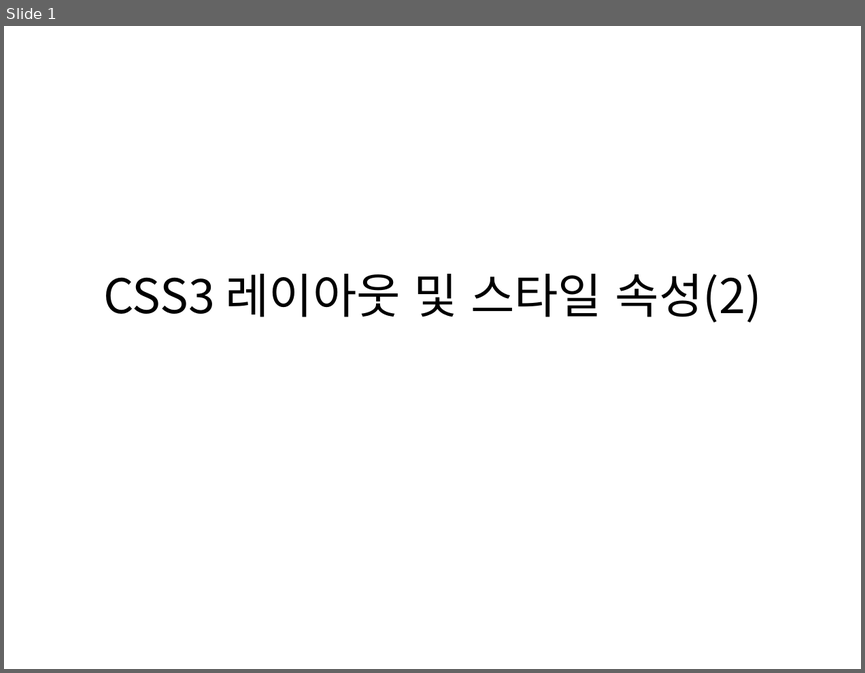
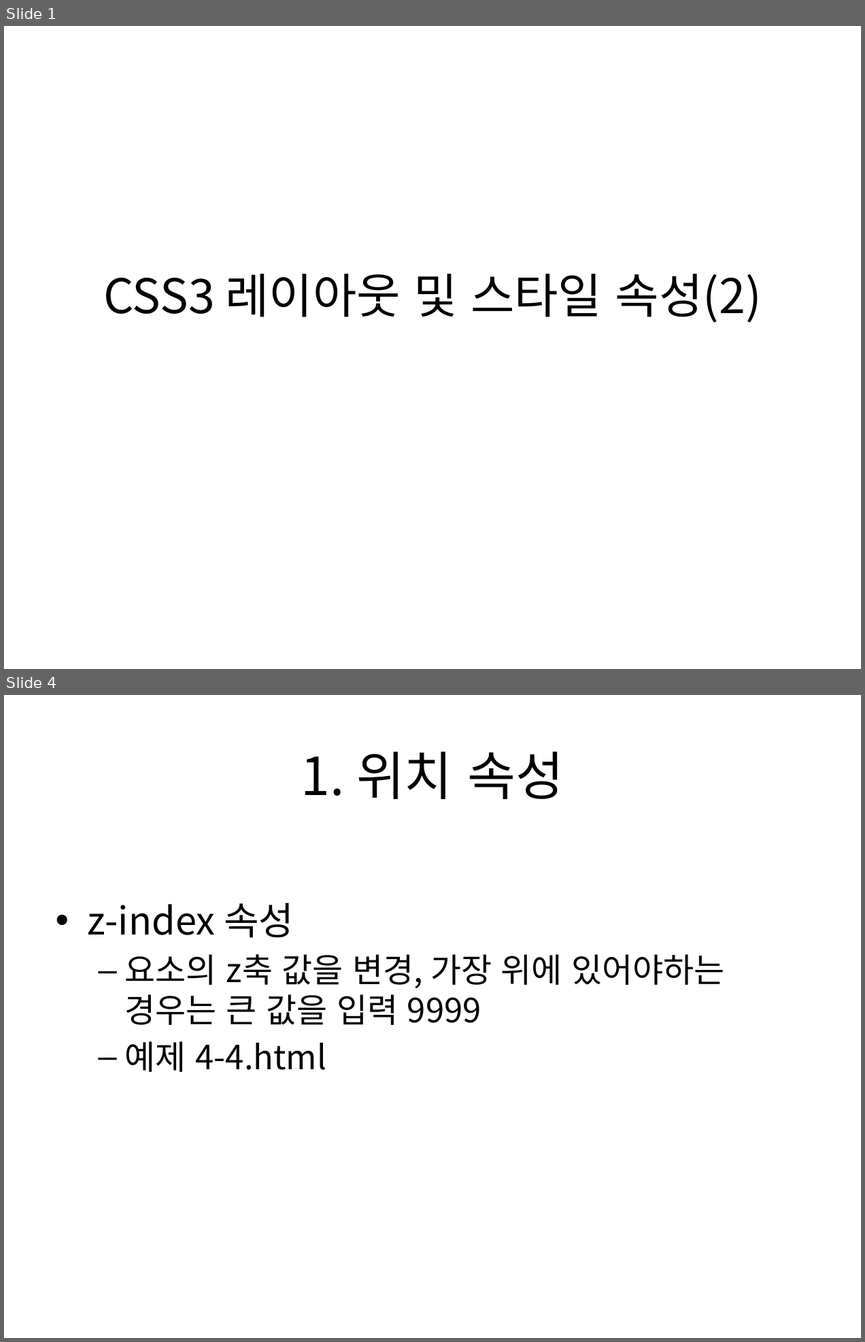
Before and after one commit to kdkcom1234/git2021, a slide deck: 1-html-css/04. CSS3 레이아웃 및 스타일 속성(2).pptx. Shown one above the other, each under a label of ours: slide 1 before the commit, slides 1 and 4 after it; the slides between them are not shown. The pictures are 865x673 and 865x1342 pixels, drawn with LibreOffice and Linux fonts; fonts in the diff are those of the drawing. Boxes give left, top, right and bottom in pixels: in the first picture for what was removed or moved away, otherwise in the second. Text is boxed around its words. In the diff, an @@ line names an element or a change of style, - is before the commit and + after.

```diff
--- a/1-html-css/04. CSS3 레이아웃 및 스타일 속성(2).pptx
+++ b/1-html-css/04. CSS3 레이아웃 및 스타일 속성(2).pptx
@@ slide 4 added at [4, 695, 861, 1338], background #FFFFFF @@
@@ title added at [301, 751, 564, 799], 44 pt, text #000000 @@
+1. 위치 속성
@@ text added at [88, 902, 724, 1072], 28 pt, text #000000 @@
+• z-index 속성
+  – 요소의 z축 값을 변경, 가장 위에 있어야하는 경우는 큰 값을 입력 9999
+  – 예제 4-4.html
```
Also in this commit, not shown: 1 slide changed, 14 other slides added, 1 slide removed, 24 other files.
